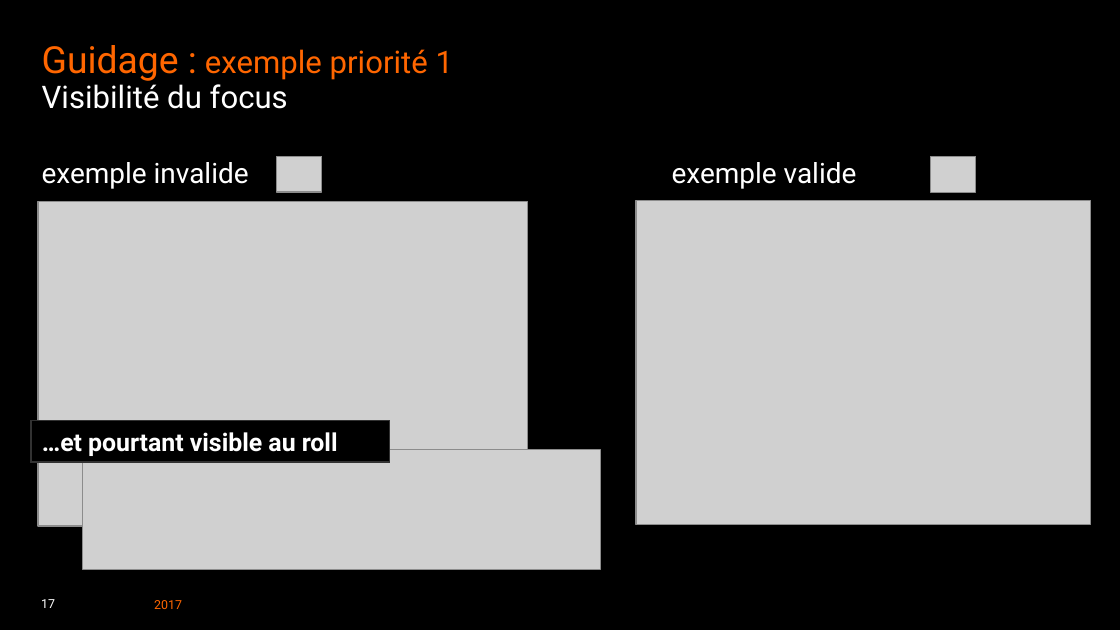
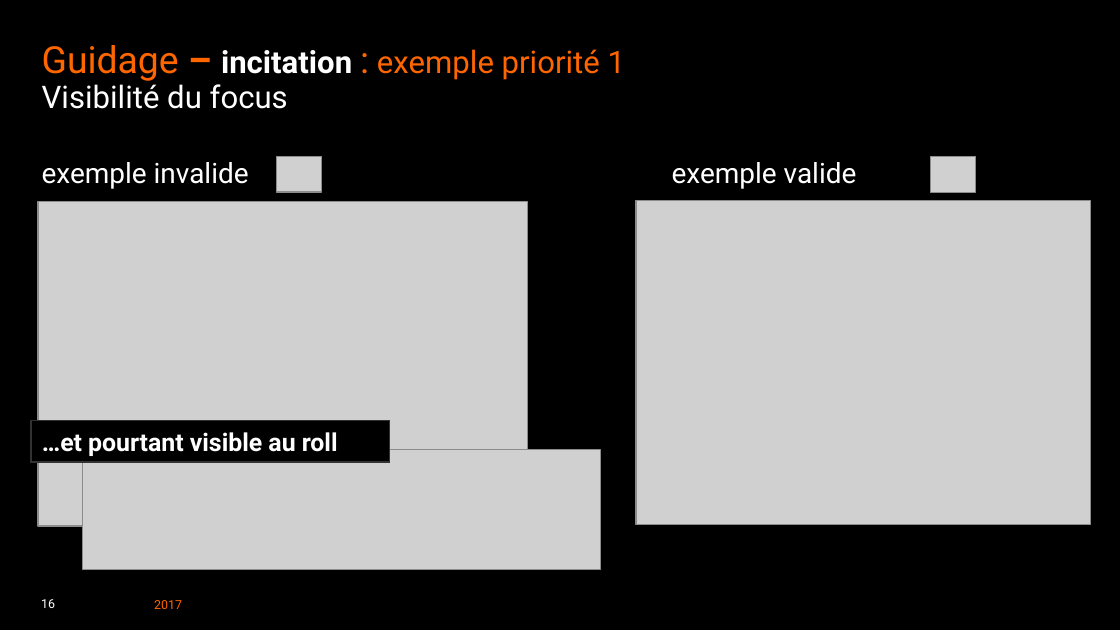
Before and after one commit to Aniort/PW2017, a slide deck: slide 16 of pw2017-Ergo a11y VT.ppt (slide 17 before the commit). Drawn at 1120x630 pixels with LibreOffice and Linux fonts; fonts in the diff are those of the drawing; grey boxes stand for pictures; background and template pictures are left out. Boxes give left, top, right and bottom in pixels: in the first picture for what was removed or moved away, otherwise in the second. Text is boxed around its words. In the diff, an @@ line names an element or a change of style, - is before the commit and + after.

```diff
--- a/pw2017-Ergo a11y VT.ppt
+++ b/pw2017-Ergo a11y VT.ppt
@@ title at [42,45,625,109]: text changed; text colour #FF6600 to #FFFFFF @@
-Guidage : exemple priorité 1
-Visibilité du focus
+Guidage – incitation : exemple priorité 1
+Visibilité du focus
@@ page number at [41,599,55,608]: text changed @@
-17
+16
```
Also in this commit, not shown: 22 other slides changed, 1 slide added, 3 slides removed, 7 other files.
